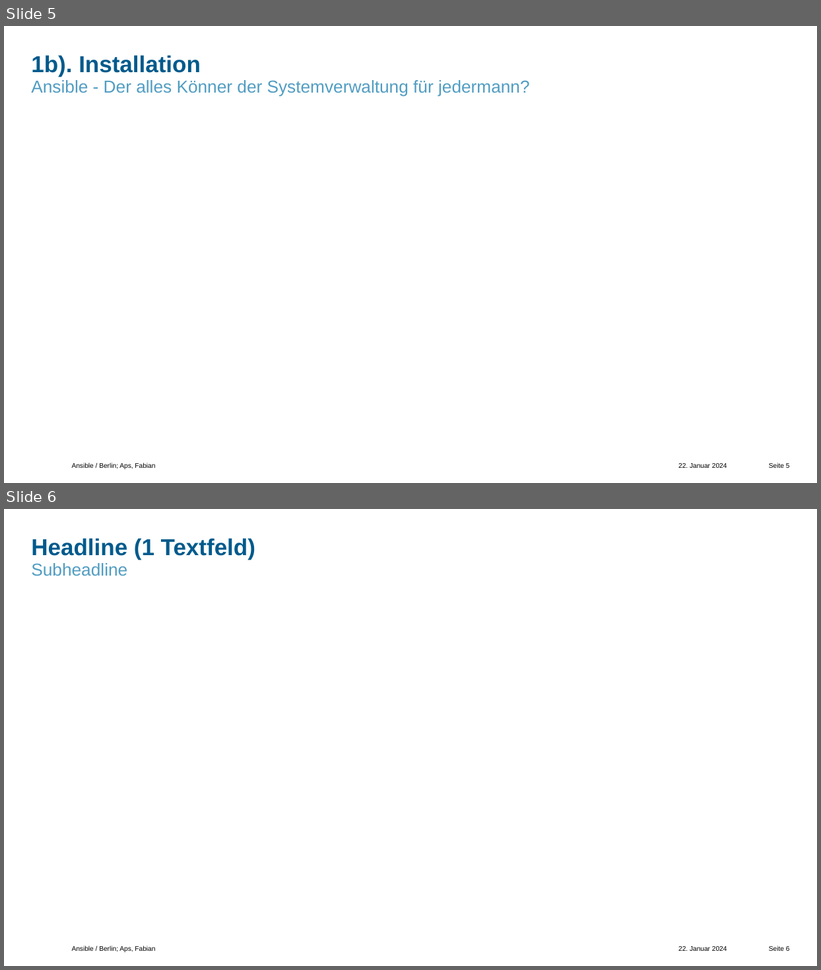
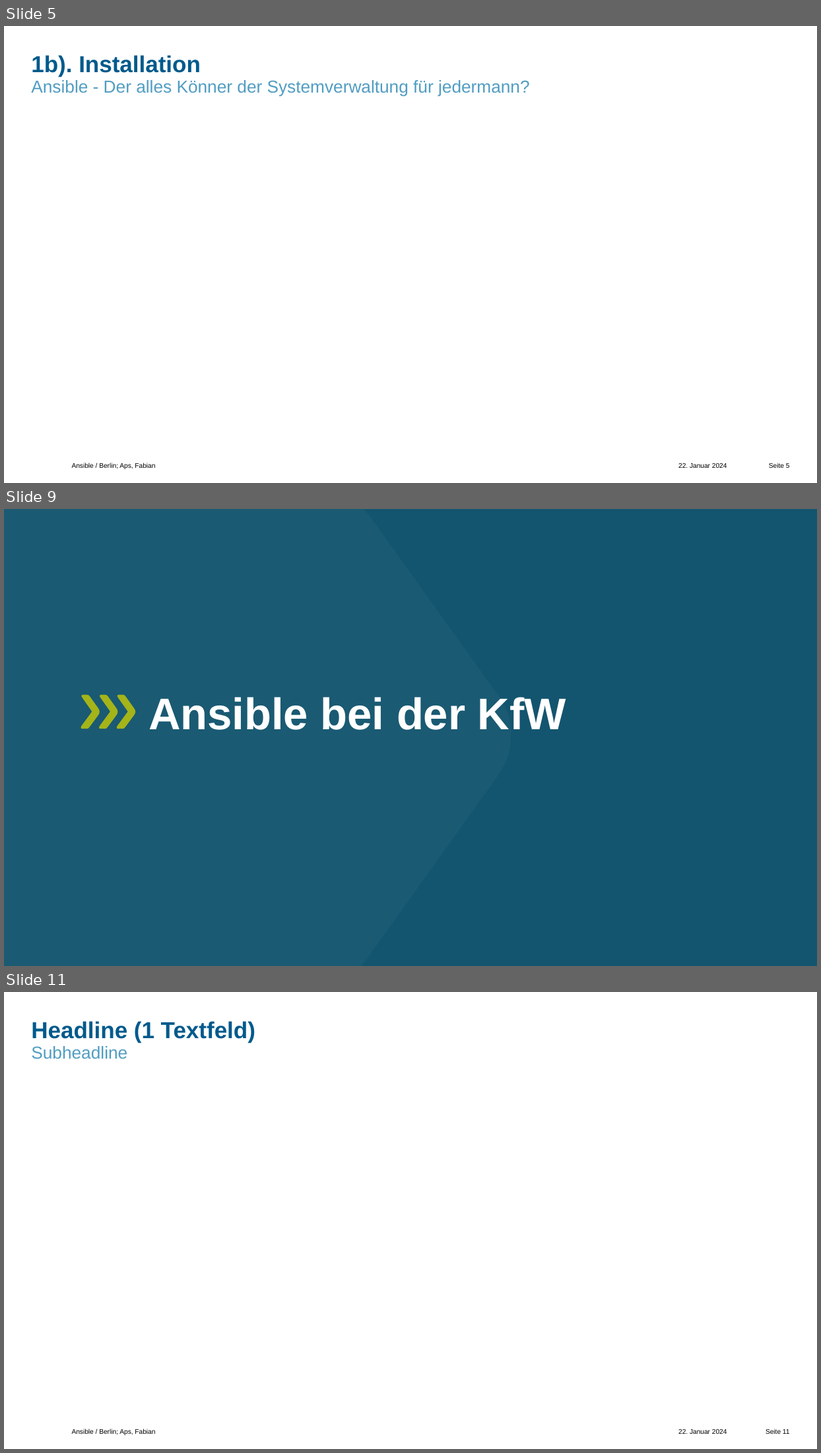
Before and after one commit to comboomPunkTsucht/OSZIMT-repo-ITA12_aps, a slide deck: Drites AusbildungsJahr/Ansible-ITA12-Aps,Fabian-KfW.pptx. Shown one above the other, each under a label of ours: slides 5 and 6 before the commit, slides 5, 9 and 11 after it; the slides between them are not shown. The pictures are 821x970 and 821x1453 pixels, drawn with LibreOffice and Linux fonts; fonts in the diff are those of the drawing; background and template pictures are left out. Boxes give left, top, right and bottom in pixels: in the first picture for what was removed or moved away, otherwise in the second. Text is boxed around its words. In the diff, an @@ line names an element or a change of style, - is before the commit and + after.

```diff
--- a/Drites AusbildungsJahr/Ansible-ITA12-Aps,Fabian-KfW.pptx
+++ b/Drites AusbildungsJahr/Ansible-ITA12-Aps,Fabian-KfW.pptx
@@ slide 9 added at <box>4,509,817,966</box>, background #13556F @@
@@ freeform shape added at <box>4,509,511,966</box>, fill #FFFFFF at 3% opacity @@
@@ freeform shape added at <box>81,694,136,729</box>, fill #A4B419 @@
@@ title added at <box>149,697,566,730</box>, 46 pt, text #FFFFFF, bold @@
+Ansible bei der KfW
@@ what was slide 6 is now slide 11 @@
@@ page number at <box>766,1429,790,1434</box>: text changed @@
-Seite 6
+Seite 11
```
Also in this commit, not shown: 2 slides changed, 4 other slides added.
